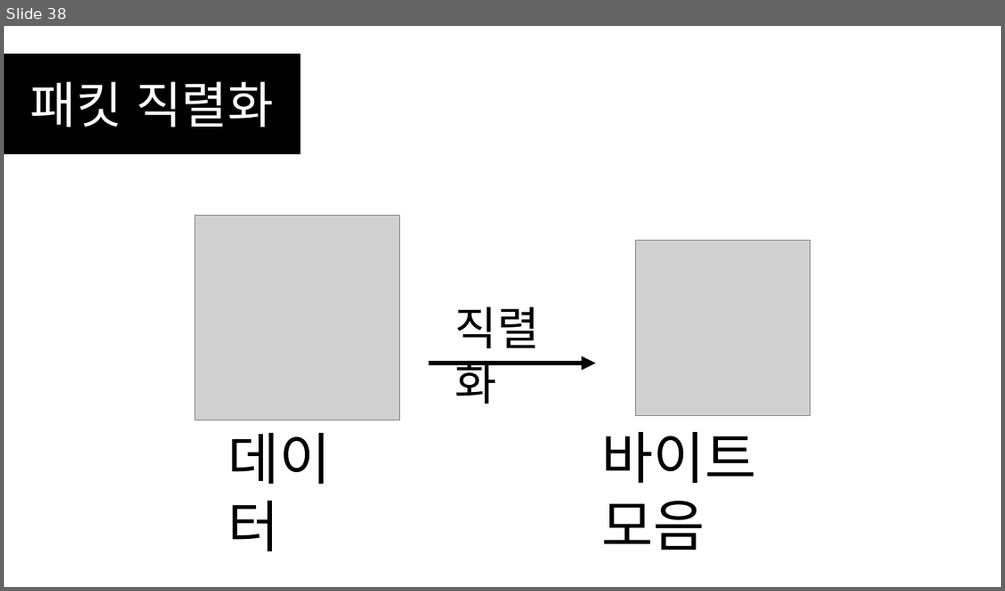
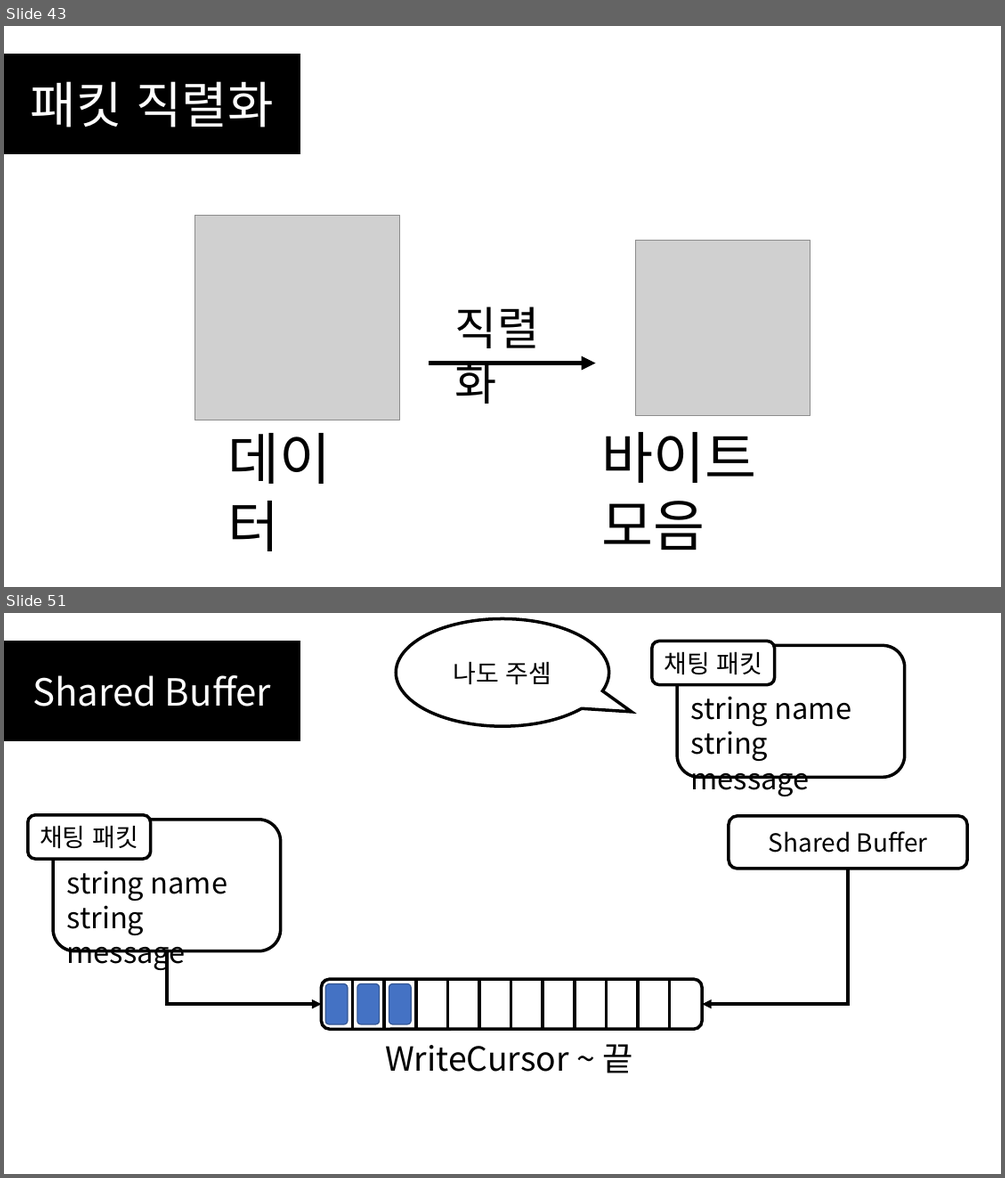
Before and after one commit to SEH00N/SDLU, a slide deck: ServerLecture/PT/6강 멀티스레드 서버 제작.pptx. Shown one above the other, each under a label of ours: slide 38 before the commit, slides 43 and 51 after it; the slides between them are not shown. The pictures are 1005x591 and 1005x1178 pixels, drawn with LibreOffice and Linux fonts; fonts in the diff are those of the drawing; grey boxes stand for pictures. Boxes give left, top, right and bottom in pixels: in the first picture for what was removed or moved away, otherwise in the second. Text is boxed around its words. In the diff, an @@ line names an element or a change of style, - is before the commit and + after.

```diff
--- a/ServerLecture/PT/6강 멀티스레드 서버 제작.pptx
+++ b/ServerLecture/PT/6강 멀티스레드 서버 제작.pptx
@@ slide 51 added at box(4, 613, 1001, 1174), background #FFFFFF @@
@@ speech bubble added at box(396, 619, 609, 727), fill #FFFFFF, outline #000000 3 pt, 24 pt, text #000000 @@
+나도 주셈
@@ rectangle added at box(4, 641, 300, 741), fill #000000, outline #000000 1 pt, 36 pt, text #FFFFFF @@
+Shared Buffer
@@ rounded rectangle added at box(652, 641, 774, 685), fill #FFFFFF, outline #000000 3 pt, 24 pt, text #000000 @@
+채팅 패킷
@@ rounded rectangle added at box(677, 645, 905, 777), fill #FFFFFF, outline #000000 3 pt, 28 pt, text #000000 @@
+string name
+string message
@@ rounded rectangle added at box(28, 815, 151, 859), fill #FFFFFF, outline #000000 3 pt, 24 pt, text #000000 @@
+채팅 패킷
@@ rounded rectangle added at box(53, 819, 281, 951), fill #FFFFFF, outline #000000 3 pt, 28 pt, text #000000 @@
+string name
+string message
@@ rounded rectangle added at box(728, 816, 967, 868), fill #FFFFFF, outline #000000 3 pt, 24 pt, text #000000 @@
+Shared Buffer
@@ elbow arrow added from (849, 868) to (703, 1004), #000000 3 pt @@
@@ elbow arrow added from (167, 951) to (321, 1004), #000000 3 pt @@
@@ group added at box(321, 979, 702, 1029): 11 lines, 3 rounded rectangles @@
@@ rounded rectangle added at box(389, 984, 412, 1024), fill #4472C4, outline #325491 1 pt @@
@@ text added at box(385, 1044, 633, 1073), 32 pt, text #000000 @@
+WriteCursor ~ 끝
@@ what was slide 38 is now slide 43 @@
```
Also in this commit, not shown: 1 slide changed, 35 other slides added, 1 slide removed, 1 other file.
